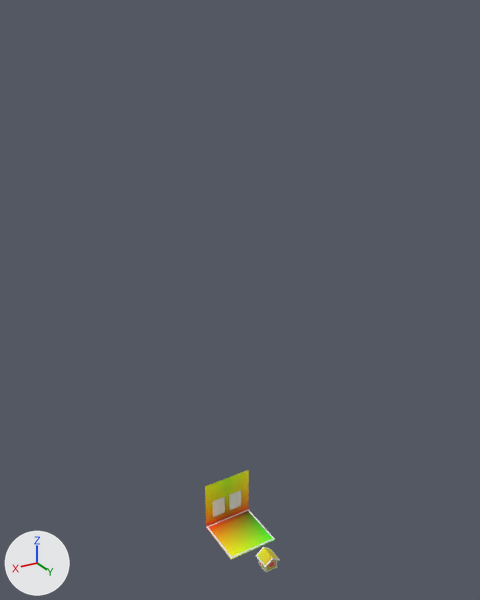
Renders of the Blender file Phoenix.blend from each side of a commit.
Both versions are drawn from a camera (50 mm lens) standing at (10.66, 17.74, 18.94) and looking at (-0.14, -0.26, 9.93). The axes (+X, +Y, +Z) are drawn at lower left. The lights are the same throughout. The same objects are shown in both versions, whatever each file hides.

The older version as bpy lines, for what is in view:
```python
me_cube_041 = bpy.data.meshes.new('Cube.041')
me_cube_041.from_pydata(...)  # 12 vertices, 10 faces; spans x -1.0..1.0, y -1.0..1.0, z -0.05..0.0
# faces by material slot: [6, 4]
me_cube_041.materials.append(mat_material)
me_cube_041.materials.append(mat_material_001)  # white #e7e7e7
# before: 1 (-0.93, -0.93, 0.0) at pixel (247, 510), 3 (-0.93, 0.93, 0.0) at pixel (272, 538), 5 (0.93, -0.93, 0.0) at pixel (208, 527), 7 (0.93, 0.93, 0.0) at pixel (231, 556), 8 (-1.0, -1.0, 0.0) at pixel (248, 509)
# before: 9 (-1.0, 1.0, 0.0) at pixel (275, 539), 10 (1.0, 1.0, 0.0) at pixel (231, 558), 11 (1.0, -1.0, 0.0) at pixel (206, 526)
me_cube_042 = bpy.data.meshes.new('Cube.042')
me_cube_042.from_pydata(...)  # 20 vertices, 14 faces; spans x -1.0..0.0, y -1.06..-1.0, z 0.0..2.0
# faces by material slot: [13, 1]
me_cube_042.materials.append(mat_material)
me_cube_042.materials.append(mat_material_001)  # white #e7e7e7
ob_housebase = bpy.data.objects.new('HouseBase', me_cube_041)
ob_housebase.location = (0.0, 0.0, 0.0)
ob_windowwall = bpy.data.objects.new('WindowWall', me_cube_042)
ob_windowwall.location = (0.0, 0.0, 0.0)
_m = ob_windowwall.modifiers.new('Mirror', 'MIRROR')
```
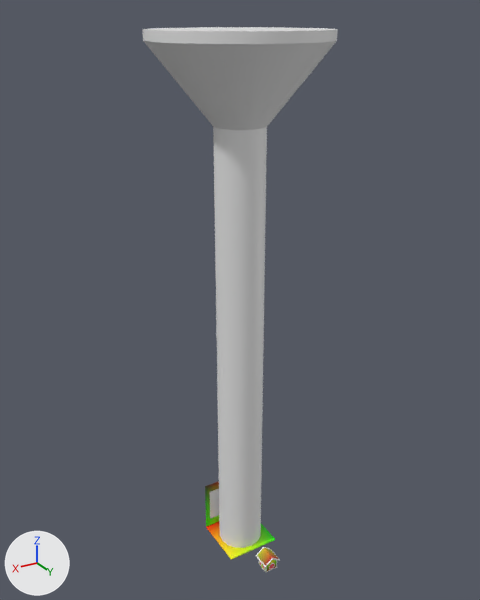
The change, as a diff of the scene's bpy script:
```diff
--- a/Phoenix.blend.py
+++ b/Phoenix.blend.py
@@ me_cube_041 @@
 # used by ob_housebase; location = (0.0, 0.0, 0.0)
 # verts and faces of me_cube_041; kept vertices keep their numbers, new ones are numbered from 12
-me_cube_041.from_pydata(...)  # 12 vertices, 10 faces; spans x -1.0..1.0, y -1.0..1.0, z -0.05..0.0
+me_cube_041.from_pydata(...)  # 8 vertices, 6 faces; spans x -1.0..1.0, y -1.0..1.0, z -0.05..0.0
+# me_cube_041 part 1
+delete_vertices([1, 3, 5, 7])  # with the faces that use them
+faces += [(8, 11, 10, 9)]
 me_cube_041.materials.append(mat_material)
-me_cube_041.materials.append(mat_material_001)  # white #e7e7e7
@@ me_cube_042 @@
 # used by ob_windowwall; location = (0.0, 0.0, 0.0)
-me_cube_042.from_pydata(...)  # 20 vertices, 14 faces; spans x -1.0..0.0, y -1.06..-1.0, z 0.0..2.0
+me_cube_042.from_pydata(...)  # 20 vertices, 14 faces; spans x -1.0..0.0, y -1.05..-1.0, z 0.0..2.0
+# me_cube_042 part 2
+# 6 vertices are removed from x -0.78..0.0, y -1.06..-1.0, z 1.14..1.23
+# 10 faces are deleted
+# 6 vertices move from x -0.78..0.0, y -1.06..-1.0, z 0.19..0.28 to x -0.86..0.0, y -1.05..-1.0, z 0.1..0.27
+# 6 vertices are added at (-0.81, -1.0, 1.65), (-0.11, -1.0, 1.65), (-0.11, -1.05, 1.65), (-0.81, -1.05, 1.65), (0.0, -1.0, 1.81), (-0.86, -1.0, 1.81)
+# 9 new faces join them, mat_material
+# 1 new face joins them, mat_material_001 (white #e7e7e7)
 me_cube_042.materials.append(mat_material)
@@ me_circle_011 @@
+me_circle_011.from_pydata(...)  # 65 vertices, 64 faces; spans x -2.8..2.8, y -2.8..2.8, z 0.0..18.5
+me_circle_011.polygons.foreach_set('use_smooth', [True] * 64)
@@ ob_tower @@
+ob_tower = bpy.data.objects.new('Tower', me_circle_011)
+ob_tower.location = (0.0, 0.0, 0.0)
```

Pixel boxes (x1, y1, x2, y2) of what changed, in the pictures (480 x 600 px; the box of a moved part takes in the faces that stretch with it):
'Tower', added: after (142, 27, 338, 548)
'WindowWall', reshaped: before (205, 470, 249, 526); after (205, 481, 219, 526)
part 1 of me_cube_041, cut back: before (206, 509, 275, 559); after (206, 522, 275, 559)
part 2 of me_cube_042, moved or reshaped: before (205, 470, 249, 523); after (205, 481, 219, 523)
